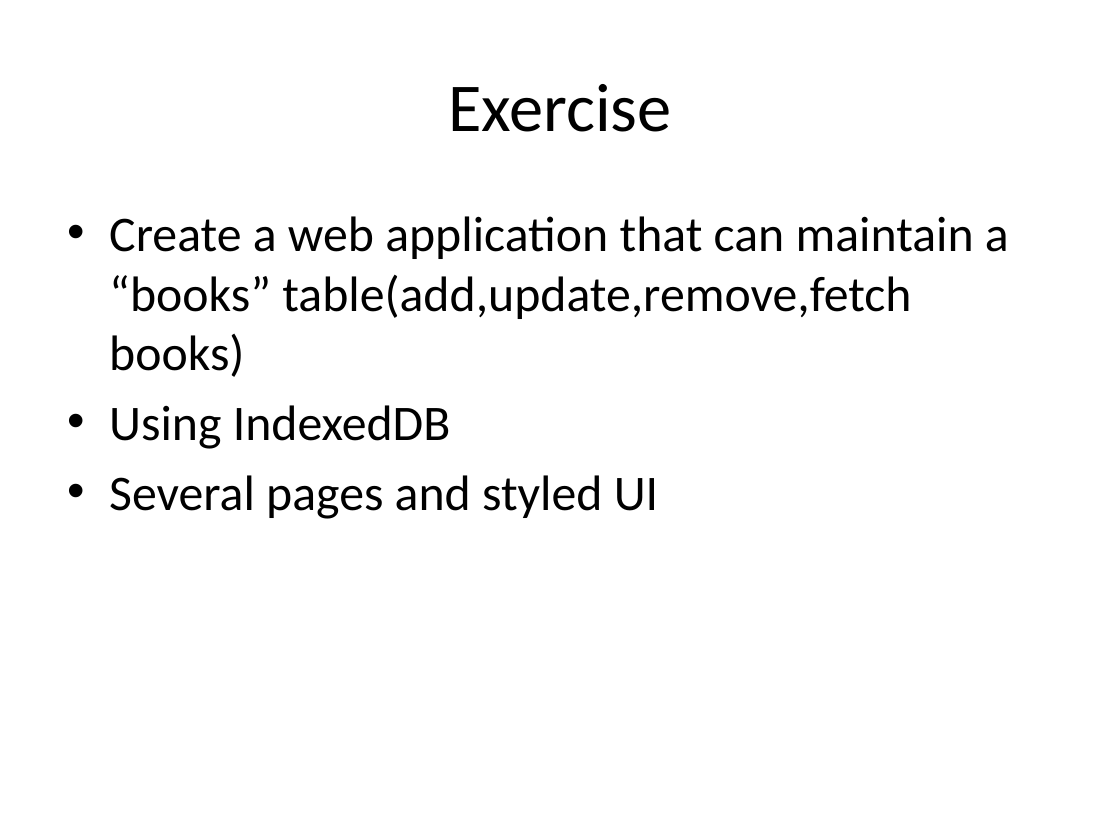
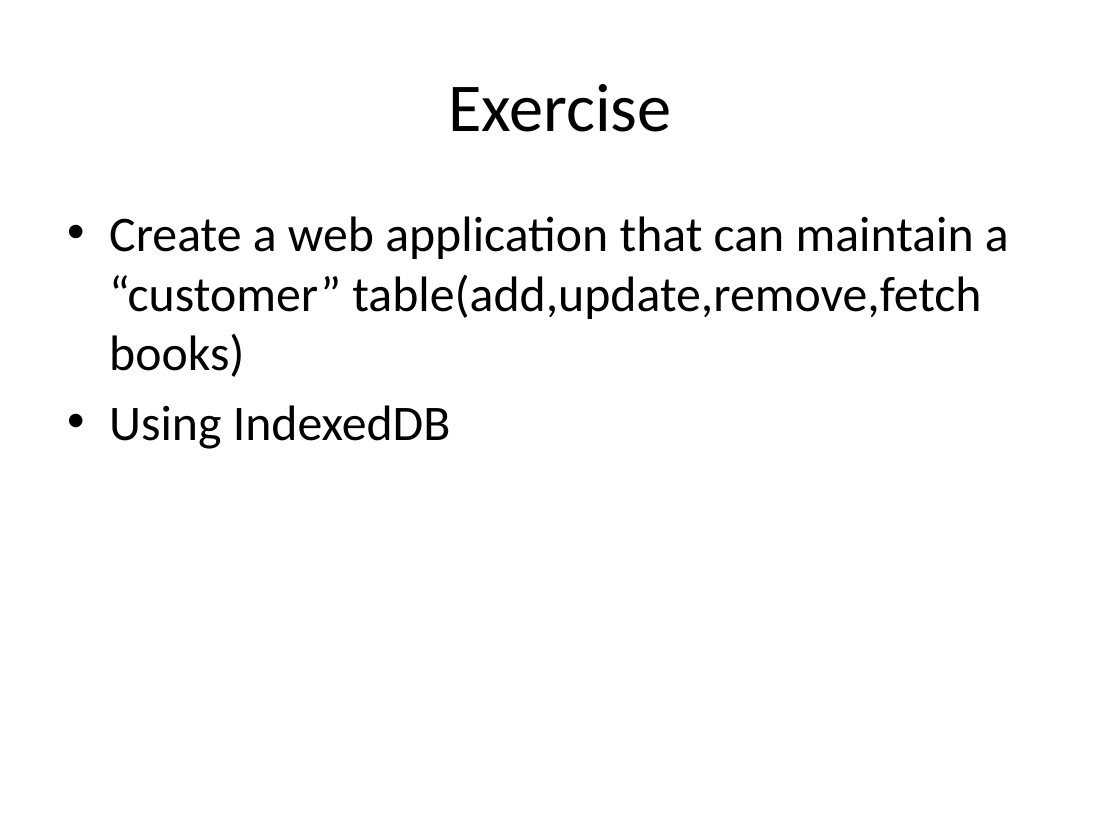
Before and after one commit to HLimit/h5_Traning, a slide deck: slide 18 of [presentation/[12]Storage.pptx. Drawn at 1120x840 pixels with LibreOffice and Linux fonts; fonts in the diff are those of the drawing. Boxes give left, top, right and bottom in pixels: in the first picture for what was removed or moved away, otherwise in the second. Text is boxed around its words. In the diff, an @@ line names an element or a change of style, - is before the commit and + after.

```diff
--- a/[presentation/[12]Storage.pptx
+++ b/[presentation/[12]Storage.pptx
@@ text at (x1=109, y1=216, x2=1009, y2=377): text changed @@
-• Create a web application that can maintain a “books” table(add,update,remove,fetch books)
+• Create a web application that can maintain a “customer” table(add,update,remove,fetch books)
@@ text at (x1=109, y1=475, x2=658, y2=519): paragraph removed @@
-• Several pages and styled UI
```
Also in this commit, not shown: 1 other slide changed, 22 other files.
